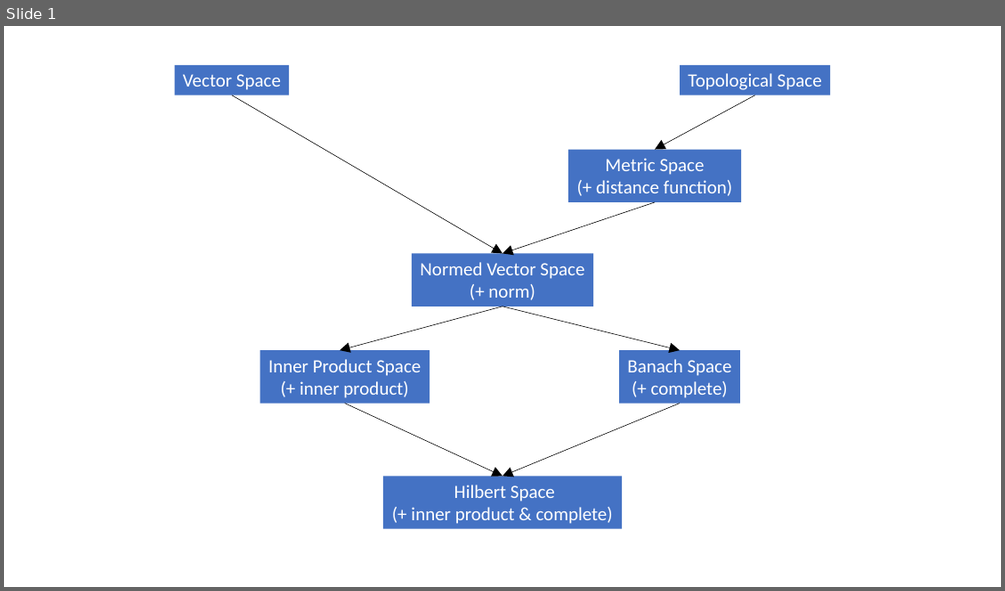
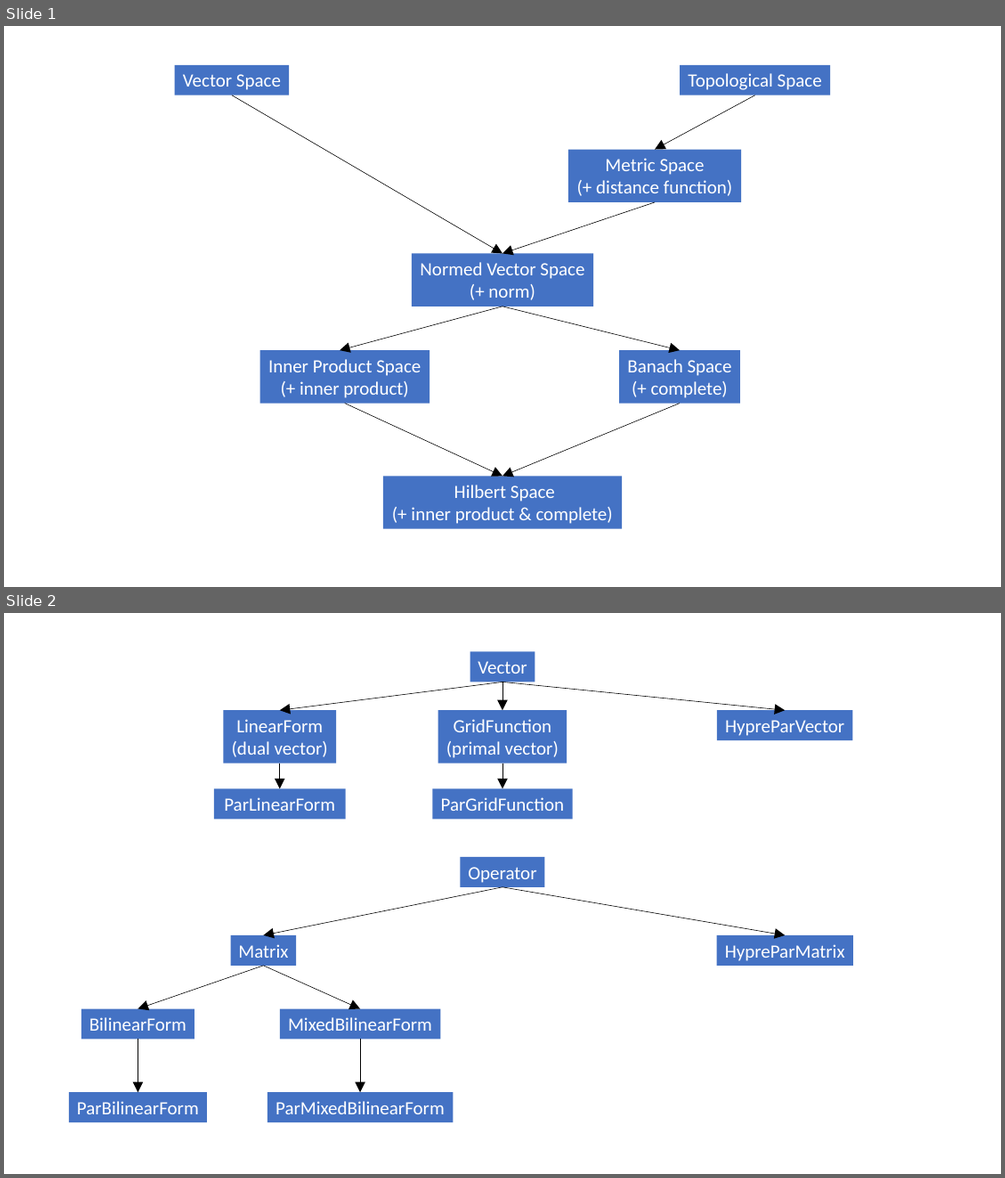
Before and after one commit to alecampos2009/technical_notes, a slide deck: images/images_num_methods.pptx. Shown one above the other, each under a label of ours: slide 1 before the commit, slides 1 and 2 after it. The pictures are 1005x591 and 1005x1178 pixels, drawn with LibreOffice and Linux fonts; fonts in the diff are those of the drawing. Boxes give left, top, right and bottom in pixels: in the first picture for what was removed or moved away, otherwise in the second. Text is boxed around its words. In the diff, an @@ line names an element or a change of style, - is before the commit and + after.

```diff
--- a/images/images_num_methods.pptx
+++ b/images/images_num_methods.pptx
@@ slide 2 added at (x1=4, y1=613, x2=1001, y2=1174), background #FFFFFF @@
@@ rectangle added at (x1=469, y1=652, x2=535, y2=682), fill #4472C4, 18 pt, text #FFFFFF @@
+Vector
@@ arrow added from (502, 682) to (280, 710), #000000 0.5 pt @@
@@ arrow added from (502, 682) to (502, 710), #000000 0.5 pt @@
@@ arrow added from (502, 682) to (785, 710), #000000 0.5 pt @@
@@ rectangle added at (x1=223, y1=710, x2=336, y2=763), fill #4472C4, 18 pt, text #FFFFFF @@
+LinearForm
+(dual vector)
@@ rectangle added at (x1=438, y1=710, x2=567, y2=763), fill #4472C4, 18 pt, text #FFFFFF @@
+GridFunction
+(primal vector)
@@ rectangle added at (x1=717, y1=710, x2=853, y2=740), fill #4472C4, 18 pt, text #FFFFFF @@
+HypreParVector
@@ arrow added from (280, 763) to (280, 788), #000000 0.5 pt @@
@@ arrow added from (502, 763) to (502, 788), #000000 0.5 pt @@
@@ rectangle added at (x1=214, y1=788, x2=346, y2=819), fill #4472C4, 18 pt, text #FFFFFF @@
+ParLinearForm
@@ rectangle added at (x1=432, y1=788, x2=573, y2=819), fill #4472C4, 18 pt, text #FFFFFF @@
+ParGridFunction
@@ rectangle added at (x1=461, y1=857, x2=544, y2=887), fill #4472C4, 18 pt, text #FFFFFF @@
+Operator
@@ arrow added from (502, 887) to (264, 935), #000000 0.5 pt @@
@@ arrow added from (502, 887) to (785, 935), #000000 0.5 pt @@
@@ rectangle added at (x1=231, y1=935, x2=296, y2=965), fill #4472C4, 18 pt, text #FFFFFF @@
+Matrix
@@ rectangle added at (x1=717, y1=935, x2=853, y2=965), fill #4472C4, 18 pt, text #FFFFFF @@
+HypreParMatrix
@@ arrow added from (264, 965) to (138, 1008), #000000 0.5 pt @@
@@ arrow added from (264, 965) to (360, 1008), #000000 0.5 pt @@
@@ rectangle added at (x1=81, y1=1008, x2=194, y2=1038), fill #4472C4, 18 pt, text #FFFFFF @@
+BilinearForm
@@ rectangle added at (x1=280, y1=1008, x2=441, y2=1038), fill #4472C4, 18 pt, text #FFFFFF @@
+MixedBilinearForm
@@ arrow added from (138, 1039) to (138, 1093), #000000 0.5 pt @@
@@ arrow added from (360, 1039) to (360, 1093), #000000 0.5 pt @@
@@ rectangle added at (x1=69, y1=1093, x2=208, y2=1122), fill #4472C4, 18 pt, text #FFFFFF @@
+ParBilinearForm
@@ rectangle added at (x1=267, y1=1093, x2=453, y2=1122), fill #4472C4, 18 pt, text #FFFFFF @@
+ParMixedBilinearForm
```
Also in this commit, not shown: 5 other files.
